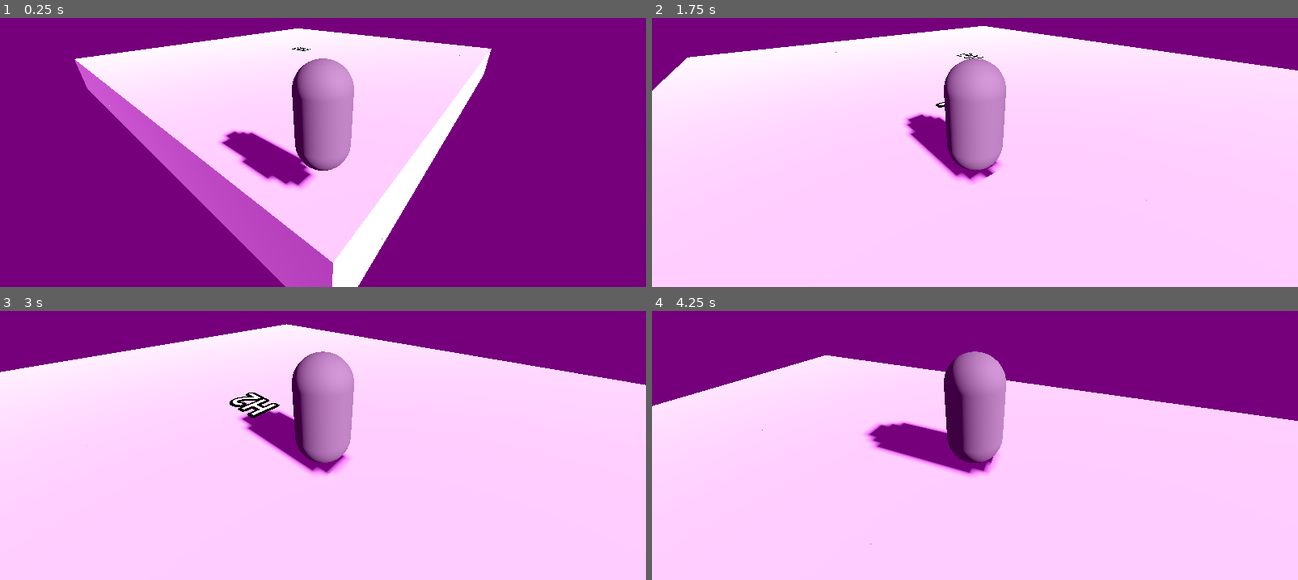
Above: before the commit, frames 1-4 (two rows, left to right).
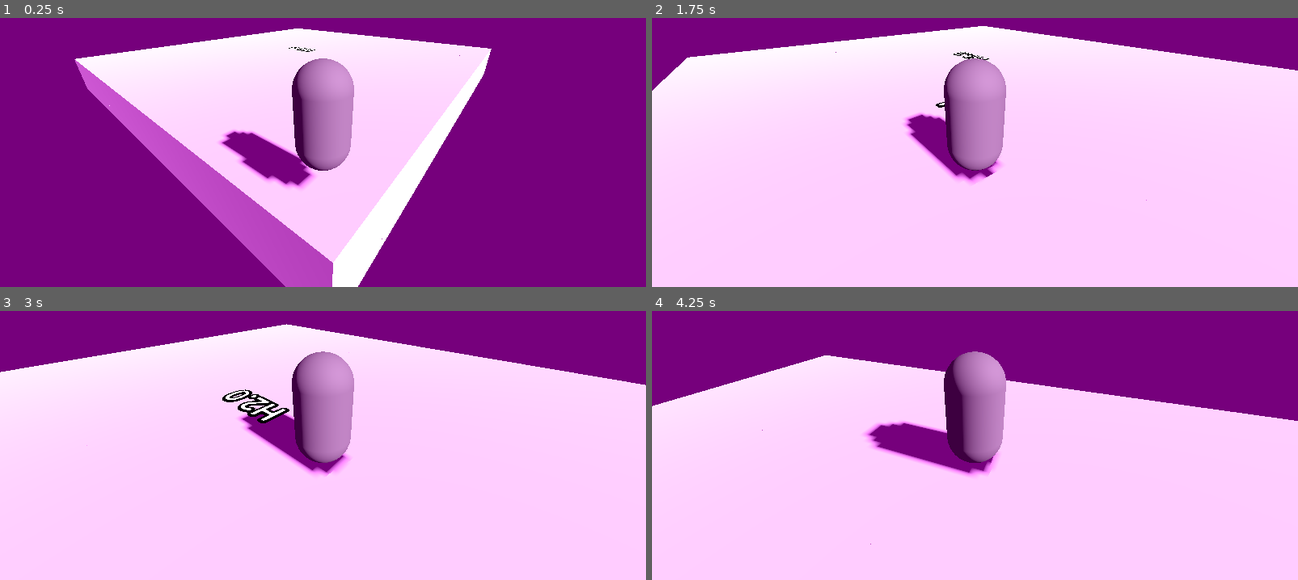
Above: after the commit, the same moments.

Repository: Pancia/UntitledAirshipGame
Game: Godot game, scene res://world.tscn
The game is run twice, just before and just after one commit, with the same random seed, the same clock (stepped at 60 frames per second) and the same inputs.
Inputs (mouse positions are in pixels of both pictures, inside the frame that each line leads up to):
- Up to frame 1 (0.25 s): no input
- Up to frame 2 (1.75 s): move the mouse to (1007, 104) at 0.52 s; hold W (move_forward) from 0.53 s (still down); tap Space (jump) at 0.77, 1.52 s; move the mouse to (942, 106) at 1.27 s
- Up to frame 3 (3 s): keep holding W (move_forward); move the mouse to (335, 391) at 2.02 s; move the mouse to (316, 405) at 2.77 s
- Up to frame 4 (4.25 s): keep holding W (move_forward); tap Space (jump) at 3.02, 3.77 s; move the mouse to (1020, 402) at 3.52 s

The runs differ from the first frame. In frame 1, less than 0.1% of the frame differs, in the area x 44-49%, y 10-13%; in frame 2, less than 0.1%; in frame 3, 0.5%, in the area x 34-45%, y 29-42%; in frame 4, nothing differs.

Commit message:
using delta instead in heart cube

Diff:
--- a/cubes/heart_cube.gd
+++ b/cubes/heart_cube.gd
@@ -1,7 +1,7 @@
 extends BaseCube
 
 var heart_cube_res = preload("res://cubes/heart_cube.tscn")
-var start_time = 0
+var time_alive = 0.0
 var time_to_grow = 5
 var spawned_child = false
 
@@ -9,14 +9,12 @@
 	kind = "HEART"
 
 func _ready():
-	start_time = Time.get_ticks_msec()
 	label.text = "H%s" % time_to_grow
 
-func _process(delta):
-	#TODO use delta
-	var seconds_elapsed = floor((Time.get_ticks_msec() - start_time)/1000)
-	label.text = "H%s" % max(0, (time_to_grow - seconds_elapsed))
-	if not spawned_child and seconds_elapsed >= time_to_grow:
+func _process(delta): #delta: Seconds
+	time_alive += delta
+	label.text = "H%.1f" % max(0, (time_to_grow - time_alive))
+	if not spawned_child and time_alive >= time_to_grow:
 		var growth = heart_cube_res.instantiate()
 		growth.position = position + Vector3(0, 1, 0)
 		add_child(growth)
